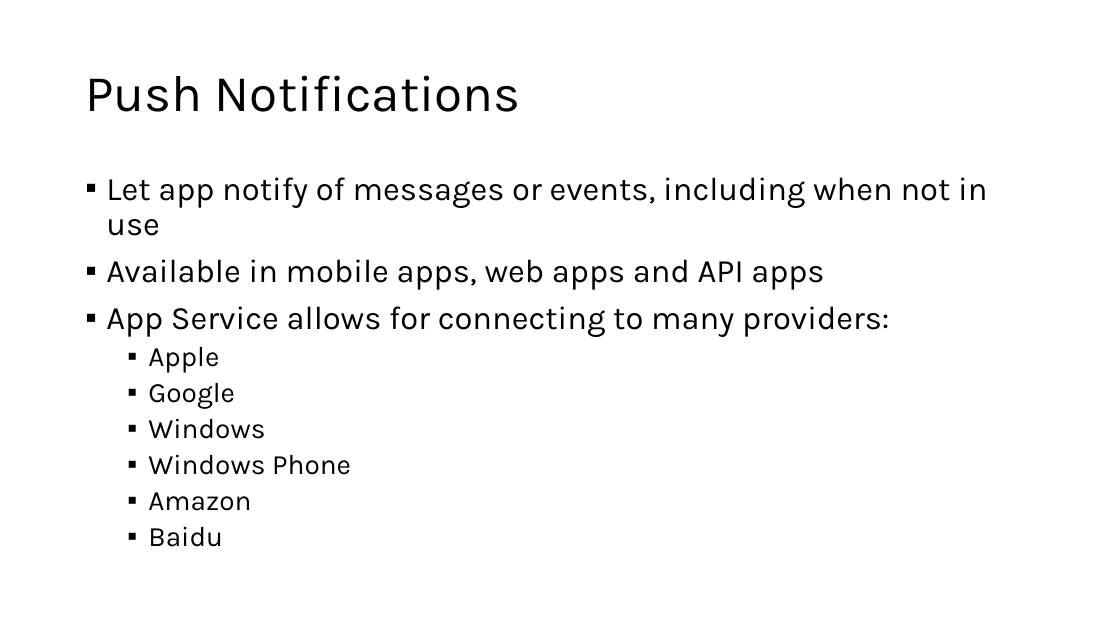
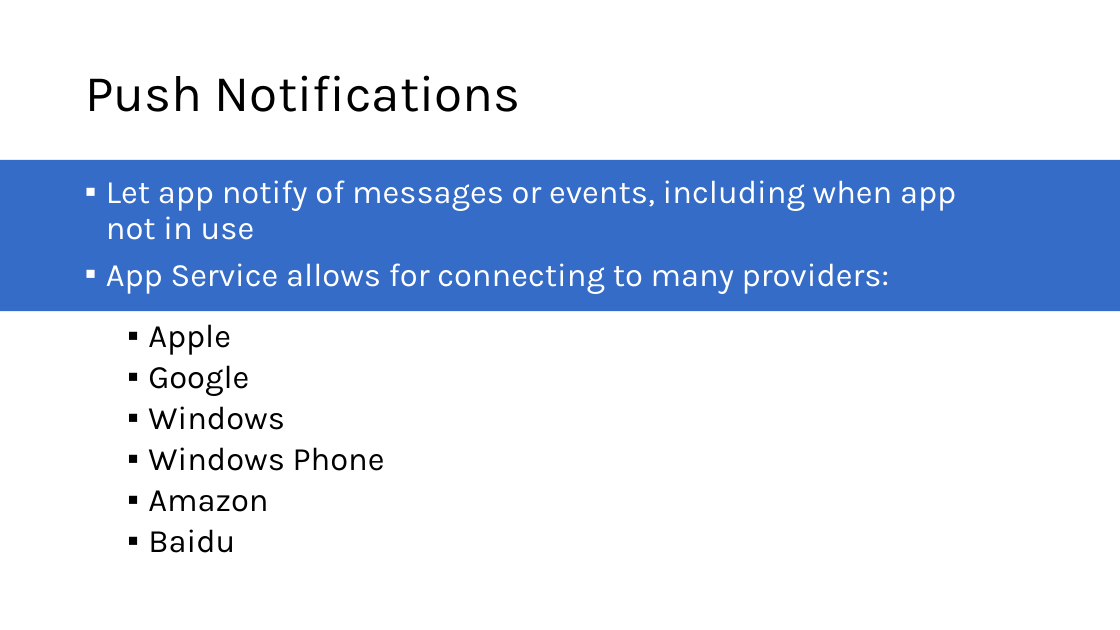
Before and after one commit to microsoft/AcademicContent, a slide deck: slide 13 of Instructor-Led/Module3/Lessons/Module3_Lesson12 Mobile Apps with Microsoft Azure App Service.pptx. Drawn at 1120x630 pixels with LibreOffice and Linux fonts; fonts in the diff are those of the drawing. Boxes give left, top, right and bottom in pixels: in the first picture for what was removed or moved away, otherwise in the second. Text is boxed around its words. In the diff, an @@ line names an element or a change of style, - is before the commit and + after.

```diff
--- a/Instructor-Led/Module3/Lessons/Module3_Lesson12 Mobile Apps with Microsoft Azure App Service.pptx
+++ b/Instructor-Led/Module3/Lessons/Module3_Lesson12 Mobile Apps with Microsoft Azure App Service.pptx
@@ rectangle added at bbox=[0, 160, 1120, 311], fill #346CC8 @@
@@ text at bbox=[106, 177, 987, 337]: paragraphs removed @@
-▪ Let app notify of messages or events, including when not in use
-▪ Available in mobile apps, web apps and API apps
-▪ App Service allows for connecting to many providers:
@@ text added at bbox=[106, 180, 956, 294], 28 pt, text #FFFFFF @@
+▪ Let app notify of messages or events, including when app not in use
+▪ App Service allows for connecting to many providers:
@@ text "Apple": place and size @@
-text "Apple" at bbox=[106, 177, 987, 547]
+text "Apple" at bbox=[148, 324, 385, 553]
@@ text "Apple" at bbox=[148, 324, 385, 553]: size 24 to 28 pt @@
```
Also in this commit, not shown: 12 other slides changed, 8 slides added, 9 slides removed.
